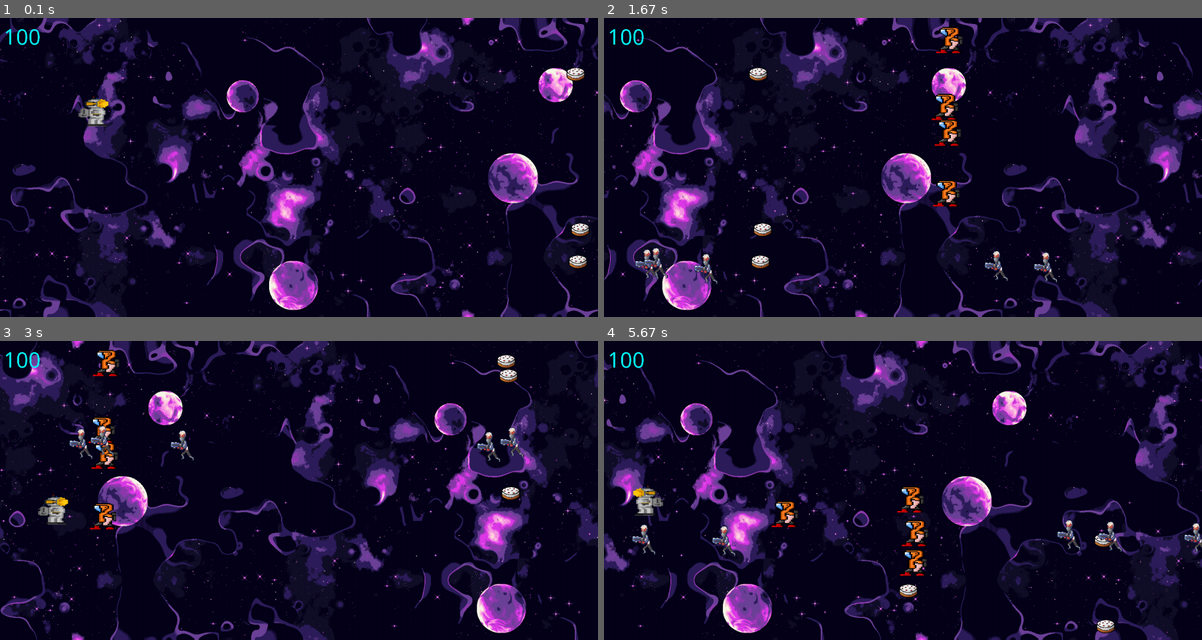
Above: before the commit, frames 1-4 (two rows, left to right).
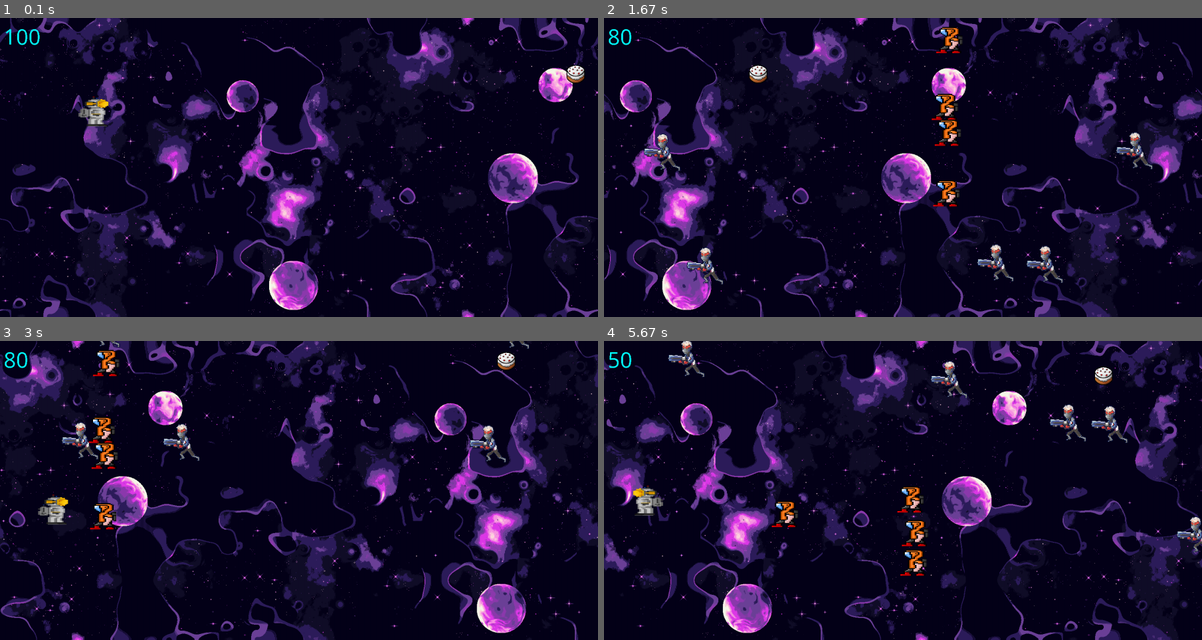
Above: after the commit, the same moments.

Repository: Isak410/pygame
Game: pygame game, started from new_main.py
Two runs of this game, one before a commit and one after it. Both use one fixed random seed, a clock stepped at 60 frames per second and the inputs below.
Inputs:
- Up to frame 1 (0.1 s): no input
- Up to frame 2 (1.67 s): hold A 0.33-0.87 s; hold S 0.9-1.2 s; hold A 1.23-1.63 s
- Up to frame 3 (3 s): hold D 2.07-2.7 s; hold S from 2.73 s (still down)
- Up to frame 4 (5.67 s): release S at 3.1 s; hold A 3.13-3.6 s; hold D 3.63-4.1 s; hold W 4.13-4.43 s; hold D 4.47-4.93 s; hold A 4.97-5.5 s; hold S from 5.53 s (still down)

The runs differ from the first frame. In frame 1, 0.3% of the frame differs, in the area x 94-99%, y 15-84%; in frame 2, 2.0%; in frame 3, 1.6%; in frame 4, 2.3%, in the area x 0-100%, y 0-98%.

Commit message:
collision på enemy 2 fikset, musikk fikset

Diff:
--- a/main.py
+++ /dev/null
@@ -1,98 +0,0 @@
-import pygame as pg
-from sprites import *
-
-pg.init()
-
-WHITE = (255,255,255)
-CYAN = (0,255,255)
-BLACK = (0,0,0)
-RED = (255,0,0)
-BLUE = (0,0,255)
-LIGHT_GRAY = (211,211,211)
-DARKBLUE = (25, 25, 112)
-
-
-
-WIDTH = 1600
-HEIGTH = 800
-
-
-spawn = 0
-
-all_sprites = pg.sprite.Group()
-enemy_group = pg.sprite.Group()
-
-hero = Player()
-all_sprites.add(hero)
-
-enemy = Enemy()
-enemy2 = Enemy2()
-enemy_group.add(enemy, enemy2)
-
-
-FPS = 120
-clock = pg.time.Clock()
-
-tekst = pg.font.SysFont("Comic Sans MS", 30)
-print(spawn)
-
-i = 0
-
-
-bg = pg.image.load("spacebg1.jpg")
-screen = pg.display.set_mode((1600,800))
-comic_sans30 = pg.font.SysFont("Comic Sans MS", 60)
-
-
-playing = True
-while playing:
-    clock.tick(FPS)
-    for event in pg.event.get():
-        if event.type == pg.QUIT:
-            playing = False
-
-    screen.blit(bg, (i,0)) # tegner bakgrunn
-    screen.blit(bg,(WIDTH+i,0))
-    if (i == -WIDTH):
-        screen.blit(bg,(WIDTH+i,0))
-        i=0
-    i -= 1
-
-    text_hp = comic_sans30.render(str(hero.life), False, (CYAN))
-
-
-
-
-
-    all_sprites.update()
-    all_sprites.draw(screen)
-
-    hits = pg.sprite.spritecollide(hero, enemy_group,dokill=True)
-    if hits:
-        for hit in hits:
-            spawn += 1
-
-    if hits:
-        hero.life -=1
-        print (hero.life)
-        if hero.life <= 0:
-            playing = False
-
-    #lag nye fiender
-    if len(enemy_group) < 8:
-        enemy = Enemy()
-        all_sprites.add(enemy)
-        enemy_group.add(enemy)
-    screen.blit(text_hp, (10,10))
-
-
-
-
-
-
-
-
-
-
-
-    pg.display.update()
--- a/new_main.py
+++ b/new_main.py
@@ -2,7 +2,7 @@
 from sprites import *
 
 pg.mixer.init()
-pg.mixer.music.load('sang.mp3')
+pg.mixer.music.load('sangmain.mp3')
 
 pg.mixer.music.play(-1)
 
@@ -98,6 +98,12 @@
                     self.spawn += 1
                 self.hits[0].enemyhealth -= 10
 
+            self.hits1 = pg.sprite.spritecollide(self.hero, self.enemy_group2,dokill=True)
+            if self.hits1:
+                for hit in self.hits1:
+                    self.spawn += 1
+                self.hits1[0].enemyhealth -= 10
+
             food_hit = pg.sprite.spritecollide(self.hero, self.food_group, True)
             if food_hit:
                 self.hero.life += 10
@@ -107,6 +113,13 @@
 
 
             if self.hits:
+                self.hero.life -=10
+                print (self.hero.life)
+                if self.hero.life <= 0:
+                    self.stop = True
+                    playing = False
+
+            if self.hits1:
                 self.hero.life -=10
                 print (self.hero.life)
                 if self.hero.life <= 0:
@@ -127,7 +140,7 @@
                 self.enemy_group2.add(enemy2)
 
 
-            if len(self.food_group) < 3:
+            if len(self.food_group) < 1:
                 food = Food(self)
                 self.all_sprites.add(food)
                 self.food_group.add(food)
@@ -145,12 +158,15 @@
             pg.display.update()
 
         if self.stop:
+            pg.mixer.music.stop()
             self.game_stop()
 
 
 
 
     def game_stop(self):
+        pg.mixer.music.load('endmusic.mp3')
+        pg.mixer.music.play(0)
         self.game_over = True
         while self.game_over:
             self.clock.tick(self.FPS)
@@ -173,6 +189,10 @@
             pg.display.update()
 
         if self.startover == True:
+            pg.mixer.music.stop()
+            pg.mixer.music.load('sangmain.mp3')
+            pg.mixer.music.play(-1)
+
             self.new()
 
 
Binary file changed: cake_img.png
Binary file changed: solider.png
Not shown, added: endmusic.mp3
Not shown, removed: sang.mp3
Not shown, added: sangmain.mp3
